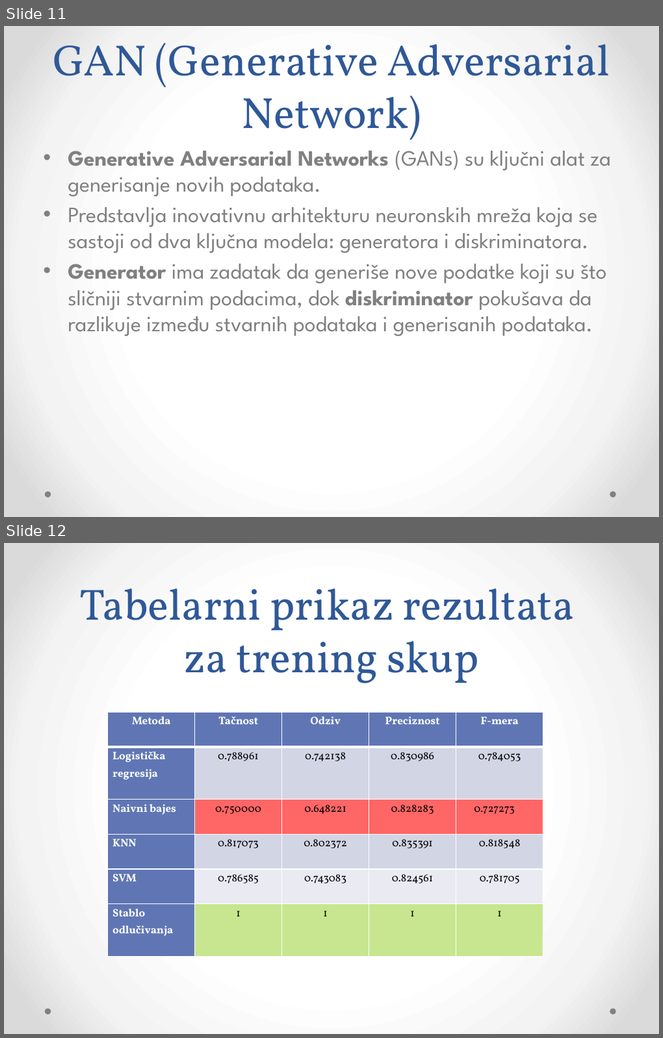
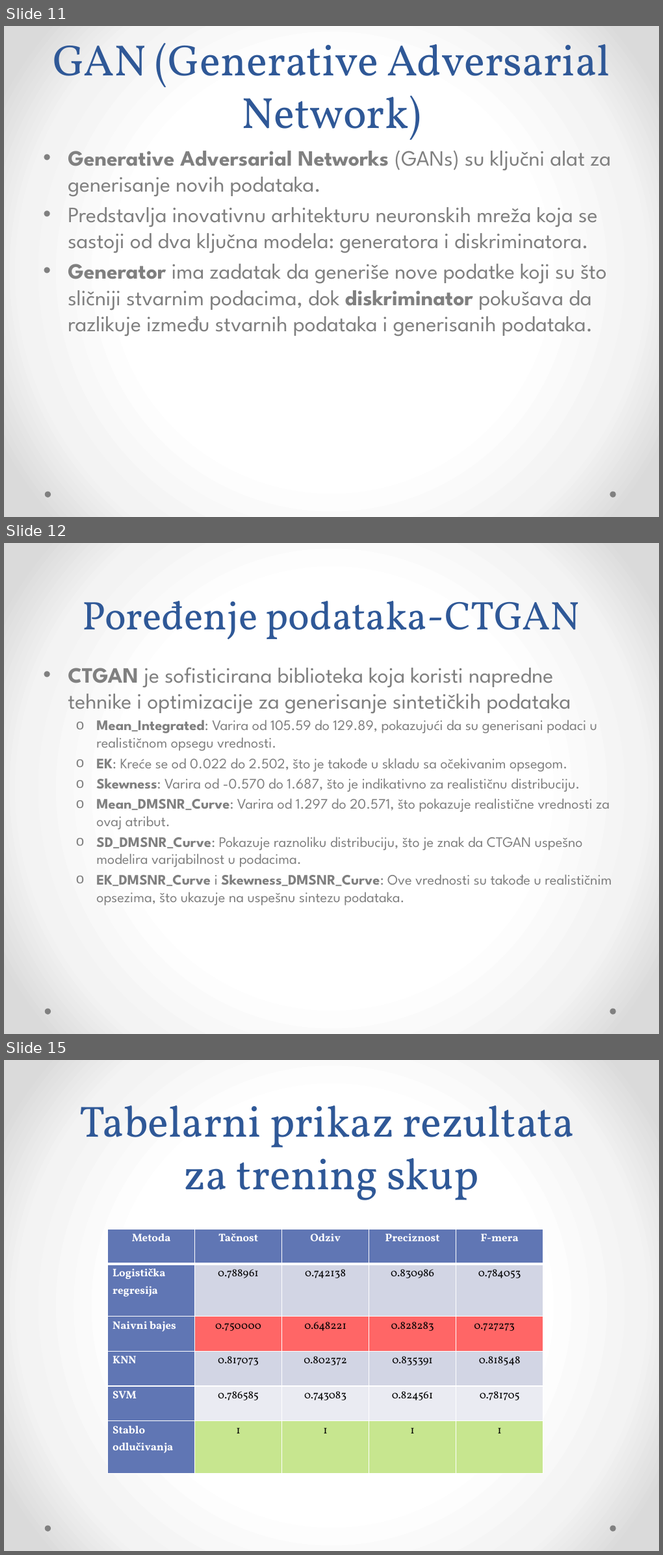
Before and after one commit to halidak/machine_learning_project, a slide deck: documentation/GenerativnaVeštačkaInteligencija.pptx. Shown one above the other, each under a label of ours: slides 11 and 12 before the commit, slides 11, 12 and 15 after it; the slides between them are not shown. The pictures are 663x1038 and 663x1555 pixels, drawn with LibreOffice and Linux fonts; fonts in the diff are those of the drawing. Boxes give left, top, right and bottom in pixels: in the first picture for what was removed or moved away, otherwise in the second. Text is boxed around its words. In the diff, an @@ line names an element or a change of style, - is before the commit and + after.

Commit message:
poređenje podataka

```diff
--- a/documentation/GenerativnaVeštačkaInteligencija.pptx
+++ b/documentation/GenerativnaVeštačkaInteligencija.pptx
@@ slide 12 added at box(4, 543, 659, 1034), background gradient #FFFFFF to #F4F4F4 to #DADADA; not listed: 2 template elements that a slide beside it also shows @@
@@ title added at box(83, 601, 581, 639), 44 pt, text #2F5897 @@
+Poređenje podataka-CTGAN
@@ text added at box(68, 667, 612, 906), 16 pt, text #808080 @@
+• CTGAN je sofisticirana biblioteka koja koristi napredne tehnike i optimizacije za generisanje sintetičkih podataka
+  o Mean_Integrated: Varira od 105.59 do 129.89, pokazujući da su generisani podaci u realističnom opsegu vrednosti.
+  o EK: Kreće se od 0.022 do 2.502, što je takođe u skladu sa očekivanim opsegom.
+  o Skewness: Varira od -0.570 do 1.687, što je indikativno za realističnu distribuciju.
+  o Mean_DMSNR_Curve: Varira od 1.297 do 20.571, što pokazuje realistične vrednosti za ovaj atribut.
+  o SD_DMSNR_Curve: Pokazuje raznoliku distribuciju, što je znak da CTGAN uspešno modelira varijabilnost u podacima.
+  o EK_DMSNR_Curve i Skewness_DMSNR_Curve: Ove vrednosti su takođe u realističnim opsezima, što ukazuje na uspešnu sintezu podataka.
@@ what was slide 12 is now slide 15 @@
```
Also in this commit, not shown: 2 other slides added, 1 other file.
